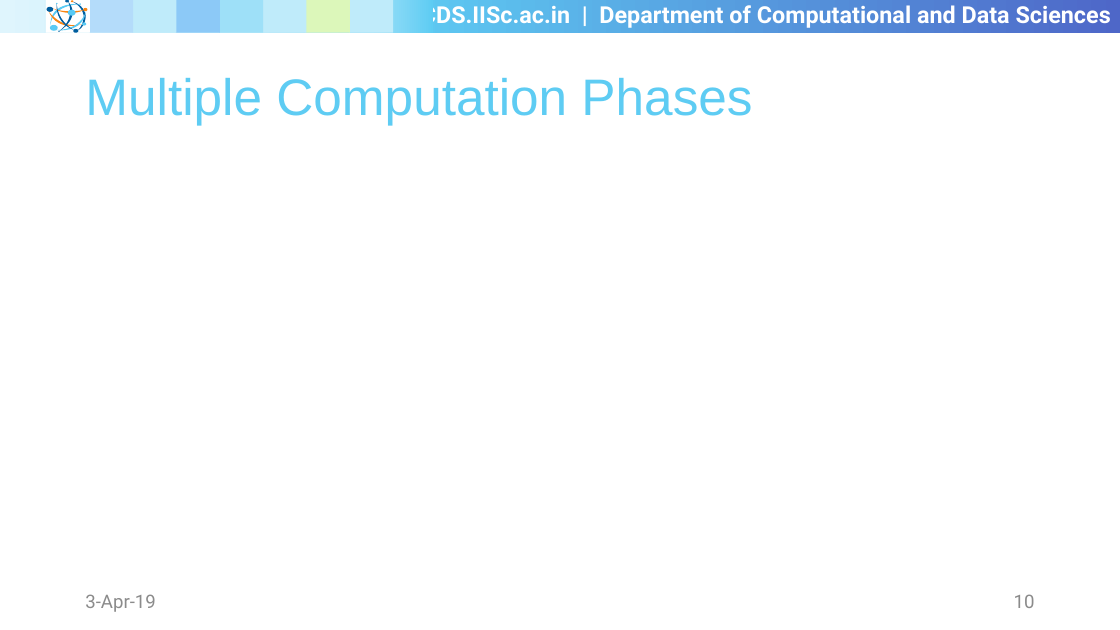
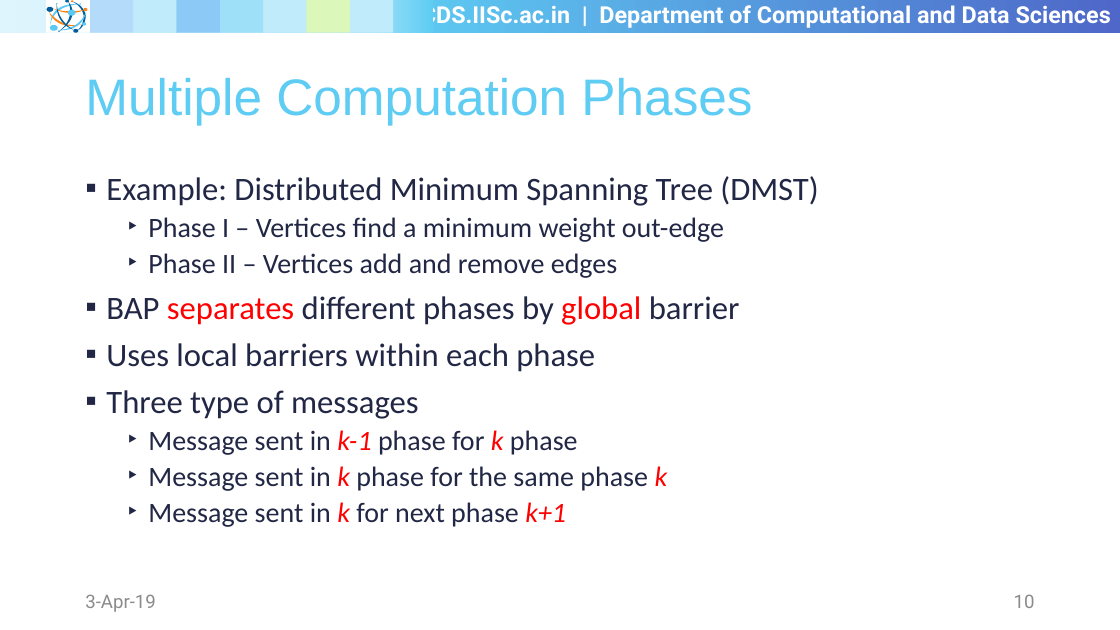
Before and after one commit to shriramrseee/ds256-jan2019, a slide deck: slide 10 of Seminar/Seminar.pptx. Drawn at 1120x630 pixels with LibreOffice and Linux fonts; fonts in the diff are those of the drawing; background and template pictures are left out. Boxes give left, top, right and bottom in pixels: in the first picture for what was removed or moved away, otherwise in the second. Text is boxed around its words. In the diff, an @@ line names an element or a change of style, - is before the commit and + after.

```diff
--- a/Seminar/Seminar.pptx
+++ b/Seminar/Seminar.pptx
@@ text added at (x1=106, y1=176, x2=818, y2=527), 24 pt, text #212745 @@
+▪ Example: Distributed Minimum Spanning Tree (DMST)
+  ‣ Phase I – Vertices find a minimum weight out-edge
+  ‣ Phase II – Vertices add and remove edges
+▪ BAP separates different phases by global barrier
+▪ Uses local barriers within each phase
+▪ Three type of messages
+  ‣ Message sent in k-1 phase for k phase
+  ‣ Message sent in k phase for the same phase k
+  ‣ Message sent in k for next phase k+1
```
Also in this commit, not shown: 4 other slides changed, 3 slides added.
